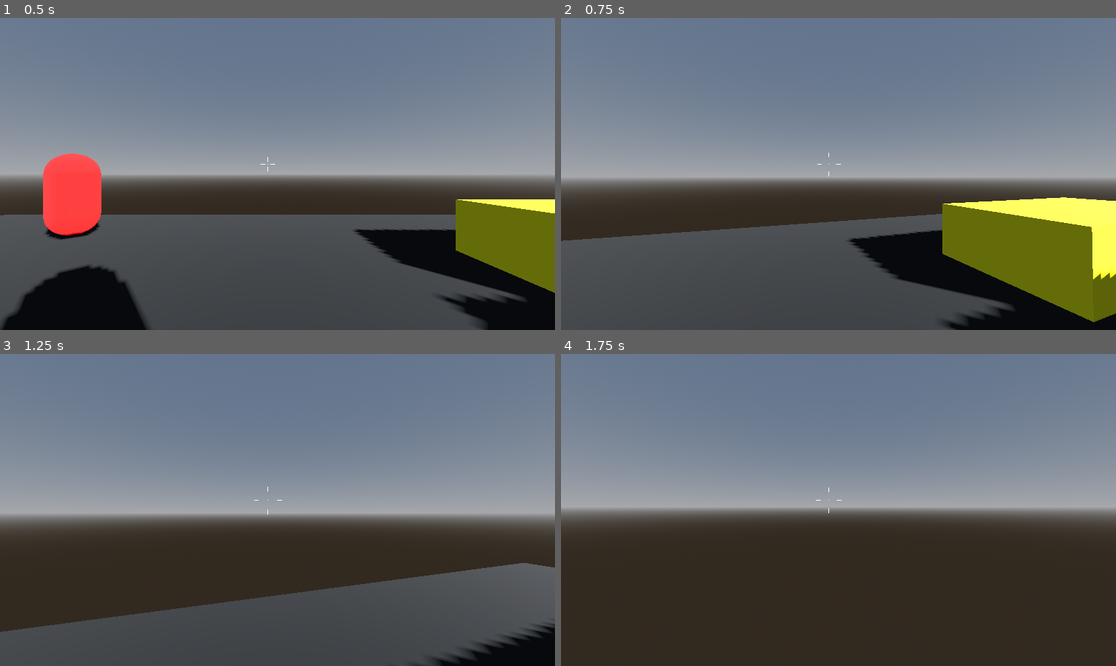
Above: before the commit, frames 1-4 (two rows, left to right).
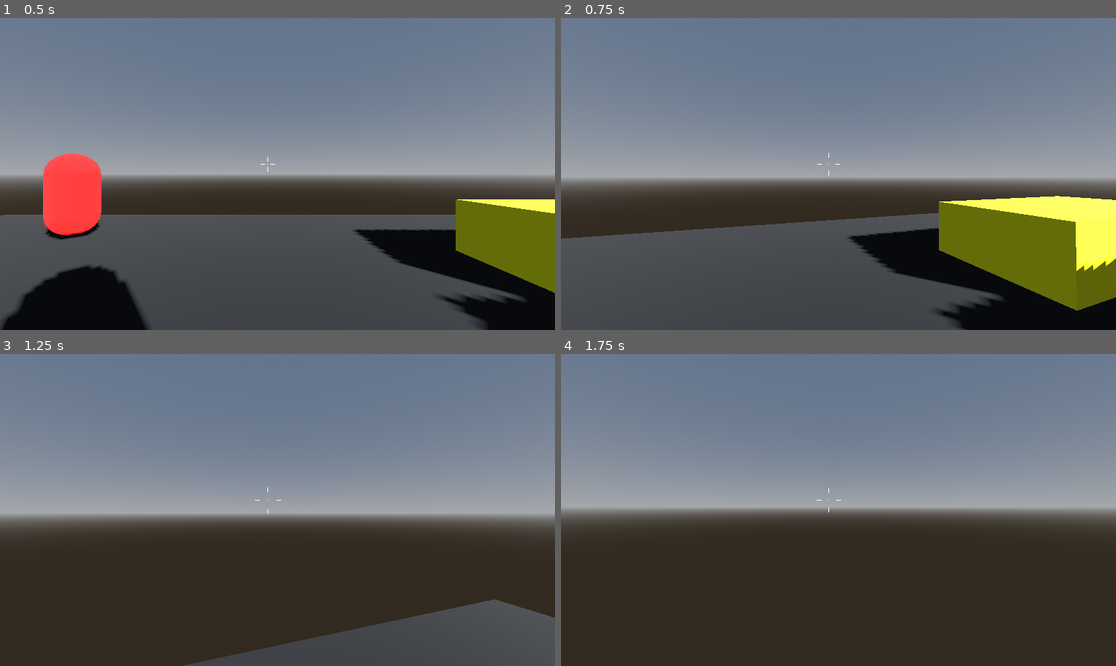
Above: after the commit, the same moments.

Repository: TheSamoanThor/3D-GODOT-FPS-TEST-GAME
Game: Godot game, scene res://levels/0_level.tscn
Two runs of this game, one before a commit and one after it. Both use one fixed random seed, a clock stepped at 60 frames per second and the inputs below.
Inputs (mouse positions are in pixels of both pictures, inside the frame that each line leads up to):
- Up to frame 1 (0.5 s): no input
- Up to frame 2 (0.75 s): tap Enter at 0.5 s; move the mouse to (866, 174) at 0.52 s; hold W (move_forward) from 0.53 s (still down); hold Shift (sprint) from 0.53 s (still down)
- Up to frame 3 (1.25 s): keep holding W (move_forward); keep holding Shift (sprint); tap Space (jump) at 0.77, 0.8, 1.07 s
- Up to frame 4 (1.75 s): keep holding W (move_forward); move the mouse to (810, 510) at 1.27 s; release Shift (sprint) at 1.28 s; tap Space (jump) at 1.35, 1.52 s; tap Shift (sprint) at 1.55 s

Frame 1 is identical in both runs. In frame 2, 3.1% of the frame differs, in the area x 0-100%, y 44-100%; in frame 3, 16%, in the area x 0-100%, y 42-100%; in frame 4, less than 0.1%.

Commit message:
Commit #3. Returned jump. Also made double jump

Diff:
--- a/controllers/fps_controls.tscn
+++ b/controllers/fps_controls.tscn
@@ -8,6 +8,7 @@
 [ext_resource type="Script" uid="uid://l57734mymfss" path="res://scripts/IdlePlayerState.gd" id="6_dma5w"]
 [ext_resource type="Script" uid="uid://db6ung184i0qc" path="res://scripts/WalkingPlayerState.gd" id="7_hwntv"]
 [ext_resource type="Script" uid="uid://dkf086rsofrjq" path="res://scripts/SprintingPlayerState.gd" id="8_4vovg"]
+[ext_resource type="Script" uid="uid://cia8h8sbqnntt" path="res://scripts/JumpingPlayerState.gd" id="9_uuy3c"]
 
 [sub_resource type="CapsuleShape3D" id="CapsuleShape3D_7aj5b"]
 
@@ -324,4 +325,8 @@
 script = ExtResource("8_4vovg")
 metadata/_custom_type_script = "uid://br1dclvx7b383"
 
+[node name="JumpingPlayerState" type="Node" parent="PlayerStateMachine" unique_id=878406489]
+script = ExtResource("9_uuy3c")
+metadata/_custom_type_script = "uid://br1dclvx7b383"
+
 [connection signal="animation_started" from="AnimationPlayer" to="." method="_on_animation_player_animation_started"]
--- a/controllers/scripts/fps_controls.gd
+++ b/controllers/scripts/fps_controls.gd
@@ -9,7 +9,6 @@
 @export var CAMERA_CONTROLLER : Camera3D
 @export var ANIMATIONPLAYER : AnimationPlayer
 @export var CROUCH_SHAPECAST : Node3D
-@export var TOGGLE_CROUCH : bool = true
 
 var _speed : float
 var _mouse_input : bool = false
--- a/levels/1_level.tscn
+++ b/levels/1_level.tscn
@@ -249,16 +249,14 @@
 mesh = SubResource("BoxMesh_prnk2")
 
 [node name="LightSphere" type="StaticBody3D" parent="LevelObjects" unique_id=1220713533]
+transform = Transform3D(1, 0, 0, 0, 1, 0, 0, 0, 1, 0, 10, 0)
 
 [node name="MeshInstance3D" type="MeshInstance3D" parent="LevelObjects/LightSphere" unique_id=1569414845]
-transform = Transform3D(1, 0, 0, 0, 1, 0, 0, 0, 1, 0, 8, 0)
-mesh = SubResource("SphereMesh_yainb")
+mesh = SubResource("SphereMesh_plumh")
 
 [node name="CollisionShape3D" type="CollisionShape3D" parent="LevelObjects/LightSphere" unique_id=242236349]
-transform = Transform3D(1, 0, 0, 0, 1, 0, 0, 0, 1, 0, 8, 0)
 shape = SubResource("SphereShape3D_v6gf6")
 
 [node name="OmniLight3D" type="OmniLight3D" parent="LevelObjects/LightSphere" unique_id=51104545]
-transform = Transform3D(1, 0, 0, 0, 1, 0, 0, 0, 1, 0, 8.001812, 0)
 light_energy = 8.0
 omni_range = 26.0
--- a/scripts/IdlePlayerState.gd
+++ b/scripts/IdlePlayerState.gd
@@ -9,7 +9,9 @@
 	PLAYER.update_input(0.0, 0.0, 0.0)
 	PLAYER.update_velocity()
 
-	# NEW LOGIC: Check if the player is trying to move using input vector
+	# Check if the player is trying to move using input vector
 	var input_dir = Input.get_vector("move_left", "move_right", "move_forward", "move_backward")
 	if input_dir.length() > 0.0 and PLAYER.is_on_floor():
-		transition.emit("WalkingPlayerState") # Make sure case sensitivity matches your StateMachine!
+		transition.emit("WalkingPlayerState")
+	if Input.is_action_just_pressed("jump") and PLAYER.is_on_floor():
+		transition.emit("JumpingPlayerState")
--- /dev/null
+++ b/scripts/JumpingPlayerState.gd
@@ -0,0 +1,41 @@
+class_name JumpingPlayerState
+extends PlayerMovementState
+
+@export var SPEED : float = 5.0
+@export var ACCELERATION : float = 0.1
+@export var DECELERATION : float = 0.25
+
+@export var MAX_JUMPS : int = 2 # Total allowed jumps (1 = normal jump, 2 = double jump)
+var current_jump_count : int = 0
+
+func enter() -> void:
+	# Reset the counter and perform the first initial jump
+	current_jump_count = 1
+	perform_jump()
+
+func update(delta: float) -> void:
+	PLAYER.update_gravity(delta)
+
+	# Keep drifting/steering controls in the air
+	PLAYER.update_input(SPEED, ACCELERATION, DECELERATION)
+	PLAYER.update_velocity()
+
+	# Look for additional jumps while already in mid-air
+	if Input.is_action_just_pressed("jump") and current_jump_count < MAX_JUMPS:
+		current_jump_count += 1
+		perform_jump()
+
+	# Transition back to ground states when landing
+	if PLAYER.is_on_floor():
+		var input_dir = Input.get_vector("move_left", "move_right", "move_forward", "move_backward")
+		if input_dir.length() > 0.0:
+			if Input.is_action_pressed("sprint"):
+				transition.emit("SprintingPlayerState")
+			else:
+				transition.emit("WalkingPlayerState")
+		else:
+			transition.emit("IdlePlayerState")
+
+# Helper function to apply upward velocity and play audio/effects if needed
+func perform_jump() -> void:
+	PLAYER.velocity.y = PLAYER.JUMP_VELOCITY
--- a/scripts/SprintingPlayerState.gd
+++ b/scripts/SprintingPlayerState.gd
@@ -15,11 +15,12 @@
 	PLAYER.update_velocity()
 	set_anim_speed(PLAYER.velocity.length())
 
+	# OPTIMIZATION: Check for sprint release inside the physics update loop
+	if Input.is_action_just_released("sprint"):
+		transition.emit("WalkingPlayerState")
+	if Input.is_action_just_pressed("jump") and PLAYER.is_on_floor():
+		transition.emit("JumpingPlayerState")
+
 func set_anim_speed(spd: float) -> void:
-	# Calculates animation speed scale based on current state's max speed
 	var alpha = remap(spd, 0.0, SPEED, 0.0, 1.0)
 	ANIMATION.speed_scale = lerp(0.0, TOP_ANIM_SPEED, alpha)
-
-func _input(event: InputEvent) -> void:
-	if event.is_action_released("sprint"):
-		transition.emit("WalkingPlayerState")
--- a/scripts/WalkingPlayerState.gd
+++ b/scripts/WalkingPlayerState.gd
@@ -15,14 +15,16 @@
 	PLAYER.update_velocity()
 	set_anim_speed(PLAYER.velocity.length())
 
+	# Transition to Idle if player stops moving
 	if PLAYER.velocity.length() == 0.0:
 		transition.emit("IdlePlayerState")
 
+	# OPTIMIZATION: Check for sprint input inside the physics update loop
+	if Input.is_action_pressed("sprint") and PLAYER.is_on_floor():
+		transition.emit("SprintingPlayerState")
+	if Input.is_action_just_pressed("jump") and PLAYER.is_on_floor():
+		transition.emit("JumpingPlayerState")
+
 func set_anim_speed(spd: float) -> void:
-	# Calculates animation speed scale based on current state's max speed
 	var alpha = remap(spd, 0.0, SPEED, 0.0, 1.0)
 	ANIMATION.speed_scale = lerp(0.0, TOP_ANIM_SPEED, alpha)
-
-func _input(event: InputEvent) -> void:
-	if event.is_action_pressed("sprint") and PLAYER.is_on_floor():
-		transition.emit("SprintingPlayerState")
Not shown: 1 places in levels/1_level.tscn that only renumber resources
Not shown, added: scripts/JumpingPlayerState.gd.uid
